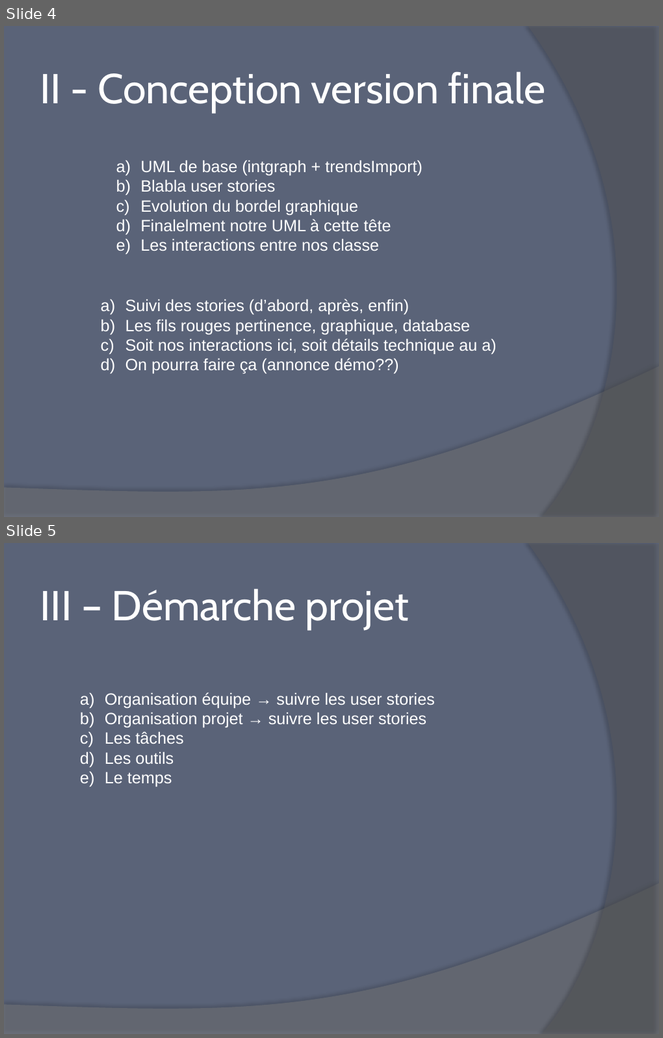
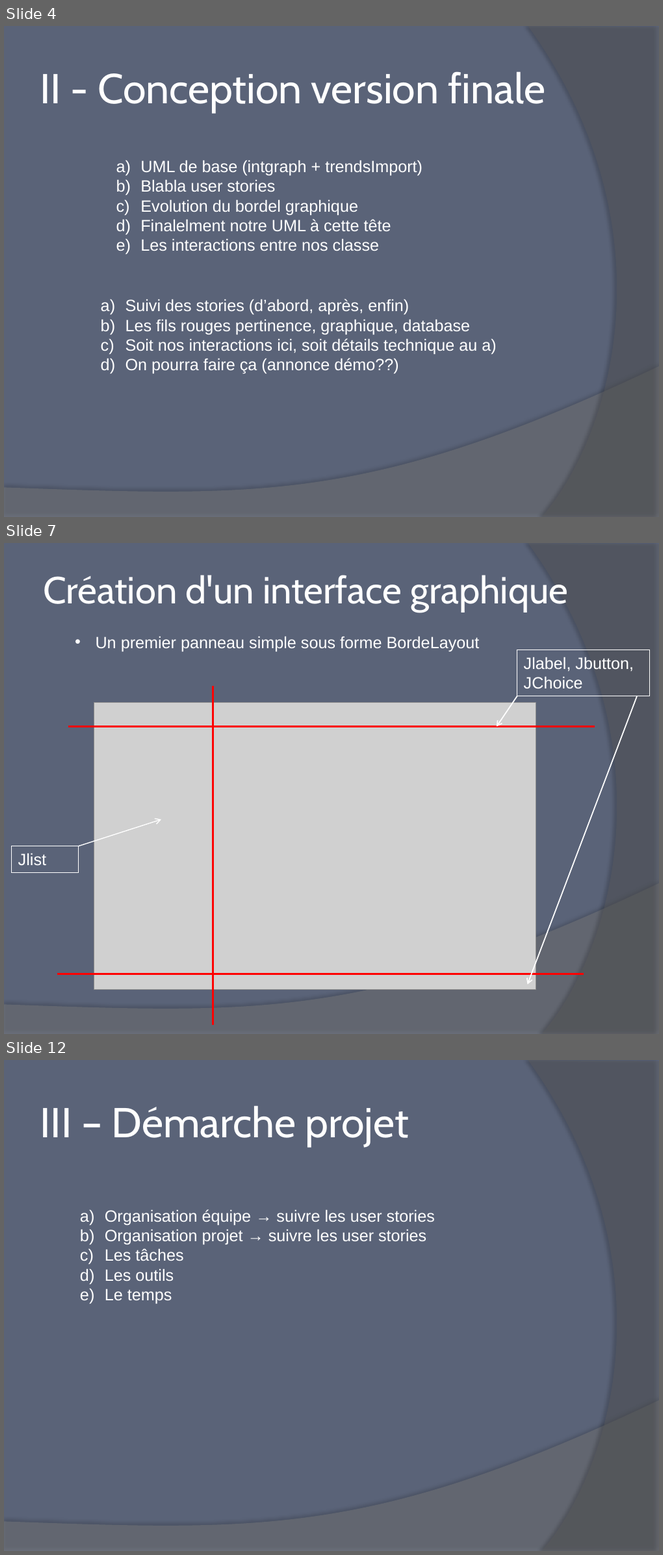
Before and after one commit to Firnen14/diapoTwittrend, a slide deck: Java_Slides.pptx. Shown one above the other, each under a label of ours: slides 4 and 5 before the commit, slides 4, 7 and 12 after it; the slides between them are not shown. The pictures are 663x1038 and 663x1555 pixels, drawn with LibreOffice and Linux fonts; fonts in the diff are those of the drawing; grey boxes stand for pictures. Boxes give left, top, right and bottom in pixels: in the first picture for what was removed or moved away, otherwise in the second. Text is boxed around its words. In the diff, an @@ line names an element or a change of style, - is before the commit and + after.

```diff
--- a/Java_Slides.pptx
+++ b/Java_Slides.pptx
@@ slide 7 added at (4,543,659,1034), background #5A6378; not listed: 2 template elements that a slide beside it also shows @@
@@ text added at (43,575,568,611), 41.4 pt, text #FFFFFF @@
+Création d'un interface graphique
@@ text added at (96,636,480,652), 18 pt, text #FFFFFF @@
+• Un premier panneau simple sous forme BordeLayout
@@ rectangle added at (518,650,650,696), outline #FFFFFF 0.75 pt, 18 pt, text #FFFFFF @@
+Jlabel, Jbutton, JChoice
@@ line added from (213, 687) to (213, 1025), #FF0000 2 pt @@
@@ arrow added from (518, 696) to (497, 727), #FFFFFF 1.25 pt @@
@@ arrow added from (637, 696) to (527, 984), #FFFFFF 1.25 pt @@
@@ picture added at (94,703,537,990) @@
@@ line added from (68, 727) to (595, 727), #FF0000 2 pt @@
@@ arrow added from (79, 847) to (161, 819), #FFFFFF 1 pt @@
@@ rectangle added at (12,847,79,873), outline #FFFFFF 0.75 pt, 18 pt, text #FFFFFF @@
+Jlist
@@ line added from (57, 974) to (584, 974), #FF0000 2 pt @@
@@ what was slide 5 is now slide 12 @@
```
Also in this commit, not shown: 6 other slides added.
